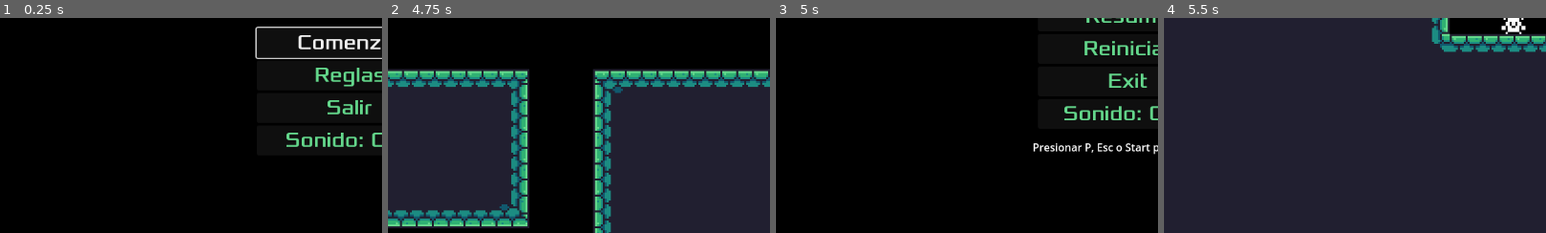
Above: before the commit, frames 1-4 (left to right).
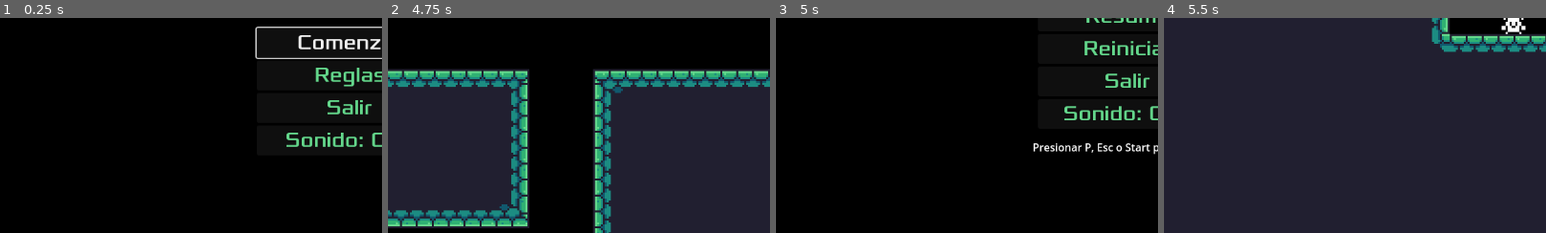
Above: after the commit, the same moments.

Repository: itsjoacor/Boss2
Game: Godot game, scene res://Menu/Main Menu/main_menu.tscn
Same seed, same stepped clock (60 frames per second), same inputs: the game is played once before the commit and once after it. Sound files missing from this copy of the repository are replaced by a short silence.
Inputs:
- Up to frame 1 (0.25 s): no input
- Up to frame 2 (4.75 s): click "Comenzar" at 0.5 s; tap Enter (ui_accept) at 1.25 s; hold D (move_right) 1.28-2.78 s; tap J (jump) at 1.52, 2.27, 3.77, 4.52 s; hold A (move_left) 2.78-3.53 s; hold D (move_right) from 3.53 s (still down)
- Up to frame 3 (5 s): keep holding D (move_right); tap P (pause) at 4.9 s
- Up to frame 4 (5.5 s): release D (move_right) at 5 s; click "Reiniciar" at 5 s
The pictures show only the part of the screen within x 4-54%, y 50-100%; the shares and areas given below are measured in that part.

Frames 1-2 are identical in both runs. In frame 3, 0.5% of the frame differs, in the area x 86-98%, y 25-33%; in frame 4, nothing differs.

Commit message:
qfix exit 2 Salir

Diff:
--- a/NewGmePlattformer/Menu/Pause Menu/pause_menu.tscn
+++ b/NewGmePlattformer/Menu/Pause Menu/pause_menu.tscn
@@ -57,7 +57,7 @@
 theme_override_colors/font_color = Color(0.392157, 0.847059, 0.54902, 1)
 theme_override_fonts/font = ExtResource("3_hf0nn")
 theme_override_font_sizes/font_size = 30
-text = "Exit"
+text = "Salir"
 
 [node name="MuteButton" type="Button" parent="CenterContainer"]
 layout_mode = 2
